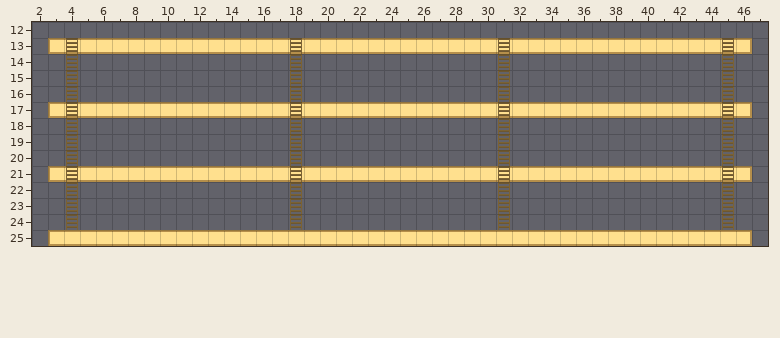
Two versions of a level (Tiled map (JSON), assets/maps/level.json). Above is the file before it was changed.
Cells are 16x16 px. Shown: x 2..47, y 12..25.
Now the later version:
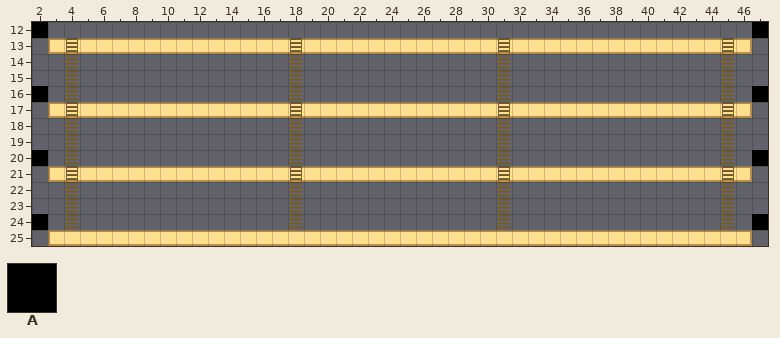
Key: from "tileset": A 7.
_ is an empty cell.
Tiles of an added or newly shown layer are drawn over the layers below it.
The edit:
Layer "Stoppers" (added):
The edit adds tile A in row 12 at x 2 and 47; in row 16 at x 2 and 47; in row 20 at x 2 and 47; in row 24 at x 2 and 47.
Pixel boxes of the changes (left, top, right, bottom) in both pictures:
added: (32, 22, 48, 38)
added: (752, 22, 768, 38)
added: (32, 86, 48, 102)
added: (752, 86, 768, 102)
added: (32, 150, 48, 166)
added: (752, 150, 768, 166)
added: (32, 214, 48, 230)
added: (752, 214, 768, 230)
